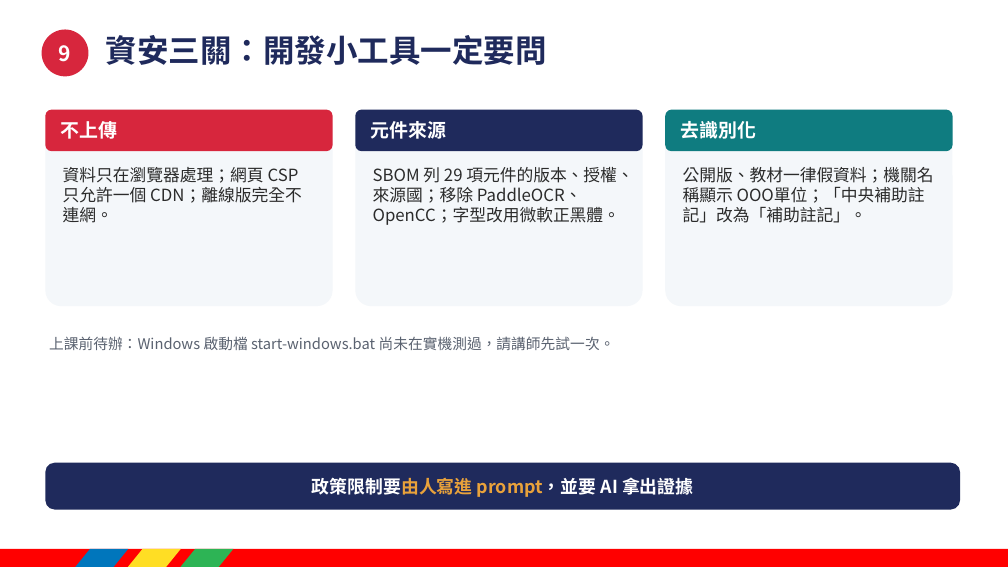
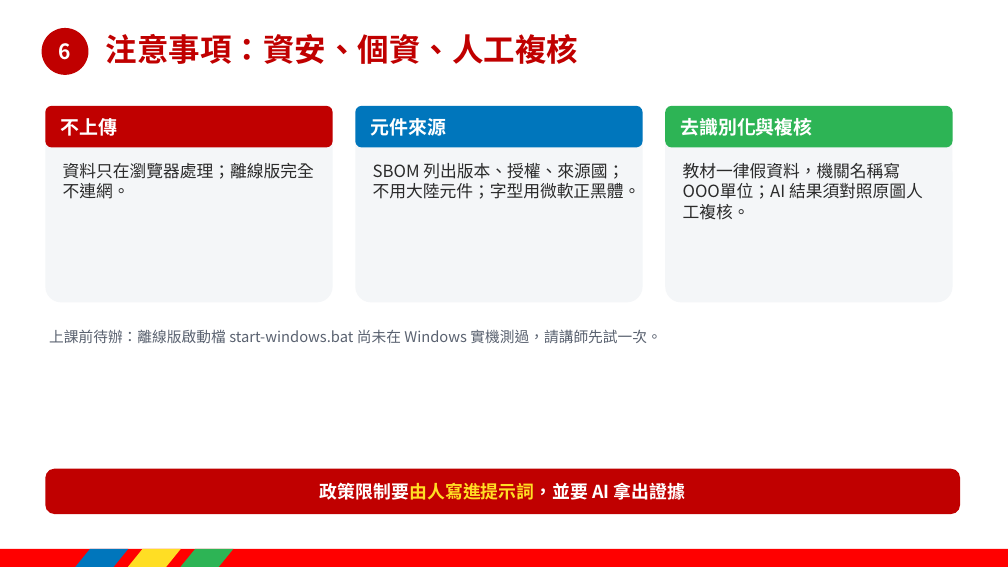
Before and after one commit to chaifeng666/ocr-classify-ui, a slide deck: slide 14 of course-kit/1_簡報_生成式AI產製本地OCR小工具.pptx (slide 10 before the commit). Drawn at 1008x567 pixels with LibreOffice and Linux fonts; fonts in the diff are those of the drawing. Boxes give left, top, right and bottom in pixels: in the first picture for what was removed or moved away, otherwise in the second. Text is boxed around its words. In the diff, an @@ line names an element or a change of style, - is before the commit and + after.

```diff
--- a/course-kit/1_簡報_生成式AI產製本地OCR小工具.pptx
+++ b/course-kit/1_簡報_生成式AI產製本地OCR小工具.pptx
@@ ellipse "6" at box(42, 28, 88, 75): fill #D7263D to #C00000 @@
@@ text in ellipse at box(59, 43, 71, 60): text changed @@
-9
+6
@@ title at box(106, 34, 578, 64): text changed; text colour #1F2A5C to #C00000 @@
-資安三關：開發小工具一定要問
+注意事項：資安、個資、人工複核
@@ rounded rectangle at box(45, 106, 333, 147): fill #D7263D to #C00000 @@
@@ rounded rectangle at box(355, 106, 643, 147): fill #1F2A5C to #0076BC @@
@@ 6 rounded rectangles: place and size @@
-6 rounded rectangles at box(45, 110, 953, 306)
+6 rounded rectangles at box(45, 106, 953, 302)
@@ rounded rectangle at box(665, 106, 953, 147): fill #0F7C80 to #2DB455 @@
@@ fill #F4F7FA to #F4F6F8 in 3 elements at box(45, 106, 333, 302), box(355, 106, 643, 302), box(665, 106, 953, 302) @@
@@ text at box(680, 118, 812, 136): text changed @@
-去識別化
+去識別化與複核
@@ text at box(63, 163, 314, 199): text changed @@
-資料只在瀏覽器處理；網頁 CSP 只允許一個 CDN；離線版完全不連網。
+資料只在瀏覽器處理；離線版完全不連網。
@@ text at box(373, 163, 641, 199): text changed @@
-SBOM 列 29 項元件的版本、授權、來源國；移除 PaddleOCR、OpenCC；字型改用微軟正黑體。
+SBOM 列出版本、授權、來源國；不用大陸元件；字型用微軟正黑體。
@@ text at box(683, 163, 923, 220): text changed @@
-公開版、教材一律假資料；機關名稱顯示 OOO單位；「中央補助註記」改為「補助註記」。
+教材一律假資料，機關名稱寫 OOO單位；AI 結果須對照原圖人工複核。
@@ text at box(49, 329, 661, 343): text changed @@
-上課前待辦：Windows 啟動檔 start-windows.bat 尚未在實機測過，請講師先試一次。
+上課前待辦：離線版啟動檔 start-windows.bat 尚未在 Windows 實機測過，請講師先試一次。
@@ rounded rectangle: place and size @@
-rounded rectangle at box(45, 463, 960, 510)
+rounded rectangle at box(45, 469, 960, 514)
@@ rounded rectangle at box(45, 469, 960, 514): fill #1F2A5C to #C00000 @@
@@ text at box(320, 482, 685, 500): text changed @@
-政策限制要由人寫進 prompt，並要 AI 拿出證據
+政策限制要由人寫進提示詞，並要 AI 拿出證據
```
Also in this commit, not shown: 9 other slides changed, 8 slides added, 4 slides removed, 6 other files.
